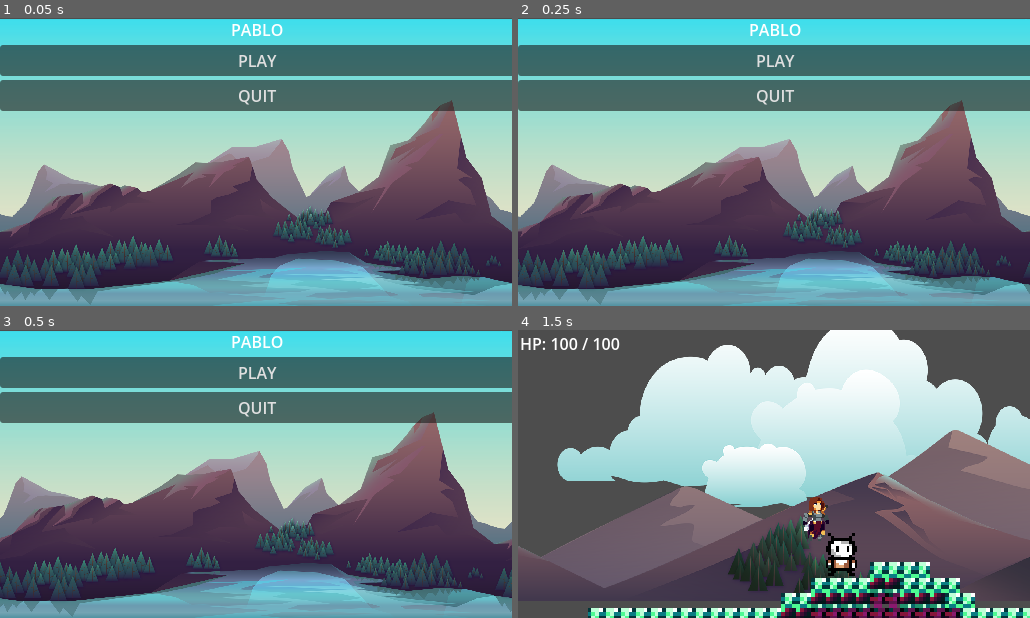
Above: before the commit, frames 1-4 (two rows, left to right).
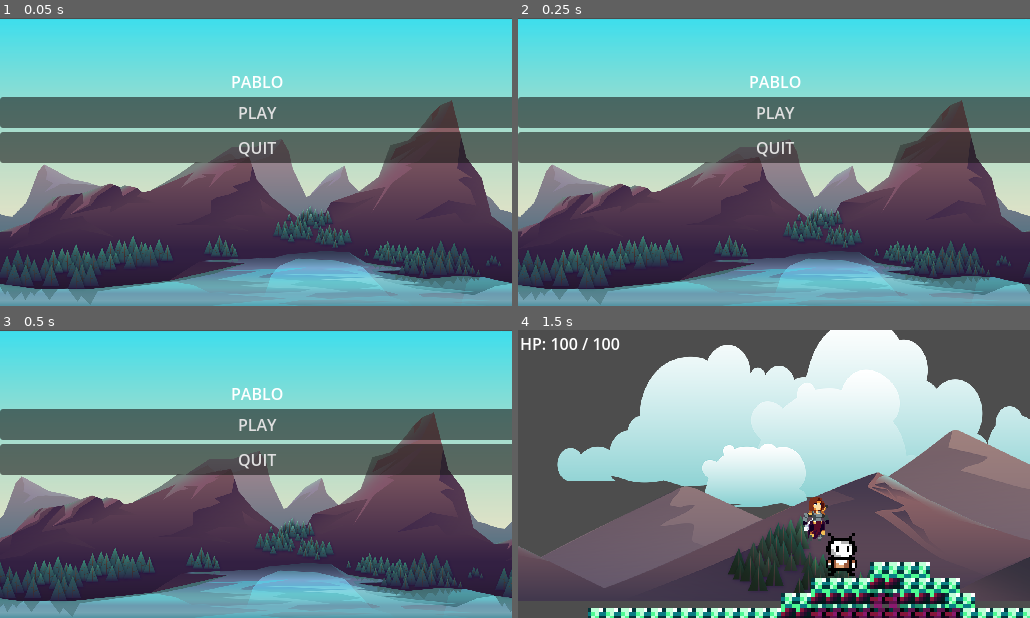
Above: after the commit, the same moments.

Repository: BaoQui/Pablo-s-Adventure
Game: Godot game, scene res://main_menu.tscn
Two runs of this game, one before a commit and one after it. Both use one fixed random seed, a clock stepped at 60 frames per second and the inputs below.
Inputs (mouse positions are in pixels of both pictures, inside the frame that each line leads up to):
- Up to frame 1 (0.05 s): no input
- Up to frame 2 (0.25 s): no input
- Up to frame 3 (0.5 s): no input
- Up to frame 4 (1.5 s): click "PLAY" at 0.5 s; tap Enter (ui_accept) at 1.25 s; move the mouse to (886, 459) at 1.27 s; hold Right (ui_right) from 1.28 s (still down); click (886, 459) at 1.42 s

The runs differ from the first frame. In frame 1, 34% of the frame differs, in the area x 0-100%, y 2-51%; in frame 2, 34%; in frame 3, 34%; in frame 4, nothing differs.

Commit message:
UI title Changes

Diff:
--- a/end_screen.tscn
+++ b/end_screen.tscn
@@ -25,7 +25,14 @@
 
 [node name="Label" type="Label" parent="VBoxContainer"]
 layout_mode = 2
-text = "Pablo Wins!"
+text = "
+
+
+
+
+
+
+Pablo Wins!"
 horizontal_alignment = 1
 vertical_alignment = 1
 
--- a/main_menu.tscn
+++ b/main_menu.tscn
@@ -22,7 +22,9 @@
 
 [node name="Title" type="Label" parent="VBoxContainer"]
 layout_mode = 2
-text = "PABLO"
+text = "
+
+PABLO"
 horizontal_alignment = 1
 vertical_alignment = 1
 
